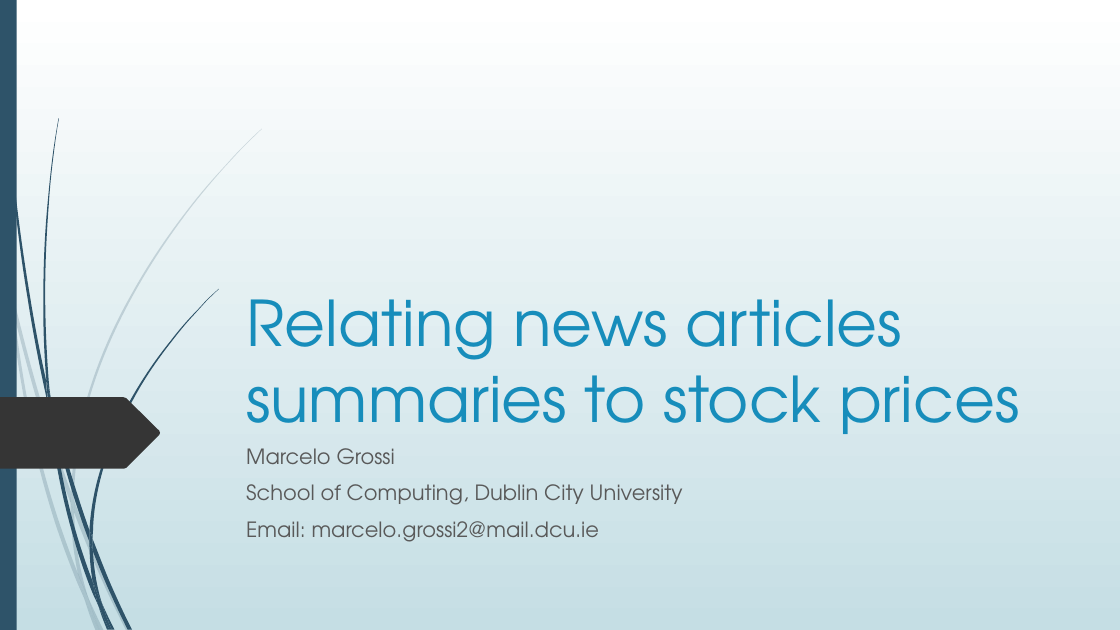
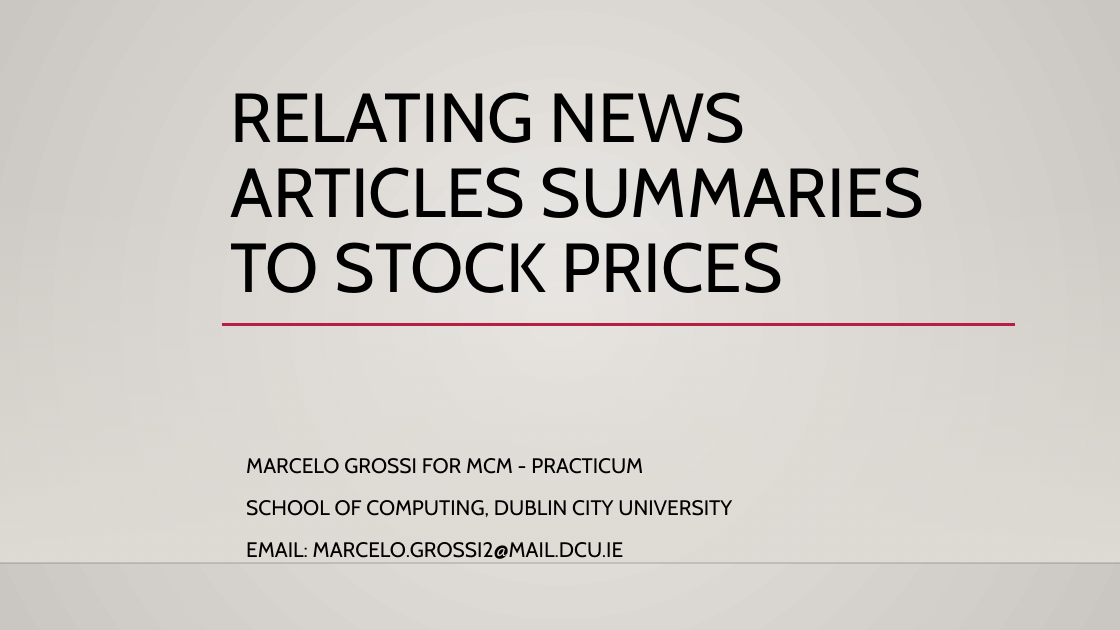
Before and after one commit to magrossi/news_n_stocks, a slide deck: slide 1 of presentation/presentation.pptx. Drawn at 1120x630 pixels with LibreOffice and Linux fonts; fonts in the diff are those of the drawing; background and template pictures are left out. Boxes give left, top, right and bottom in pixels: in the first picture for what was removed or moved away, otherwise in the second. Text is boxed around its words. In the diff, an @@ line names an element or a change of style, - is before the commit and + after.

```diff
--- a/presentation/presentation.pptx
+++ b/presentation/presentation.pptx
@@ background gradient #FFFFFF to #C5DEE5 to gradient #ECEAE7 to #CAC7C1 @@
@@ rectangle removed at [0,0,17,630] @@
@@ title at [231,92,925,293]: text changed; size 54 to 59.4 pt; font TeX Gyre Adventor to Cabin; text colour #178DBB to #000000 @@
-Relating news articles summaries to stock prices
+RELATING NEWS ARTICLES SUMMARIES TO STOCK PRICES
@@ rectangle added at [0,186,1120,563], fill gradient #DFDBD5 @@
@@ line added from (222, 324) to (1016, 324), #B71E42 2.5 pt @@
@@ freeform shape removed at [0,397,160,469] @@
@@ subtitle at [246,458,732,559]: text changed; font TeX Gyre Adventor to Cabin; text colour #595959 to #000000 @@
-Marcelo Grossi
-School of Computing, Dublin City University
-Email: marcelo.grossi2@mail.dcu.ie
+MARCELO GROSSI FOR MCM - PRACTICUM
+SCHOOL OF COMPUTING, DUBLIN CITY UNIVERSITY
+EMAIL: MARCELO.GROSSI2@MAIL.DCU.IE
@@ line added from (0, 563) to (1120, 563), #000001 1 pt @@
@@ group removed at [0,129,262,630]: 10 freeform shapes @@
@@ group removed at [3,0,218,630]: 12 freeform shapes @@
```
Also in this commit, not shown: 9 other slides changed, 17 slides added, 2 slides removed, 1 other file.
